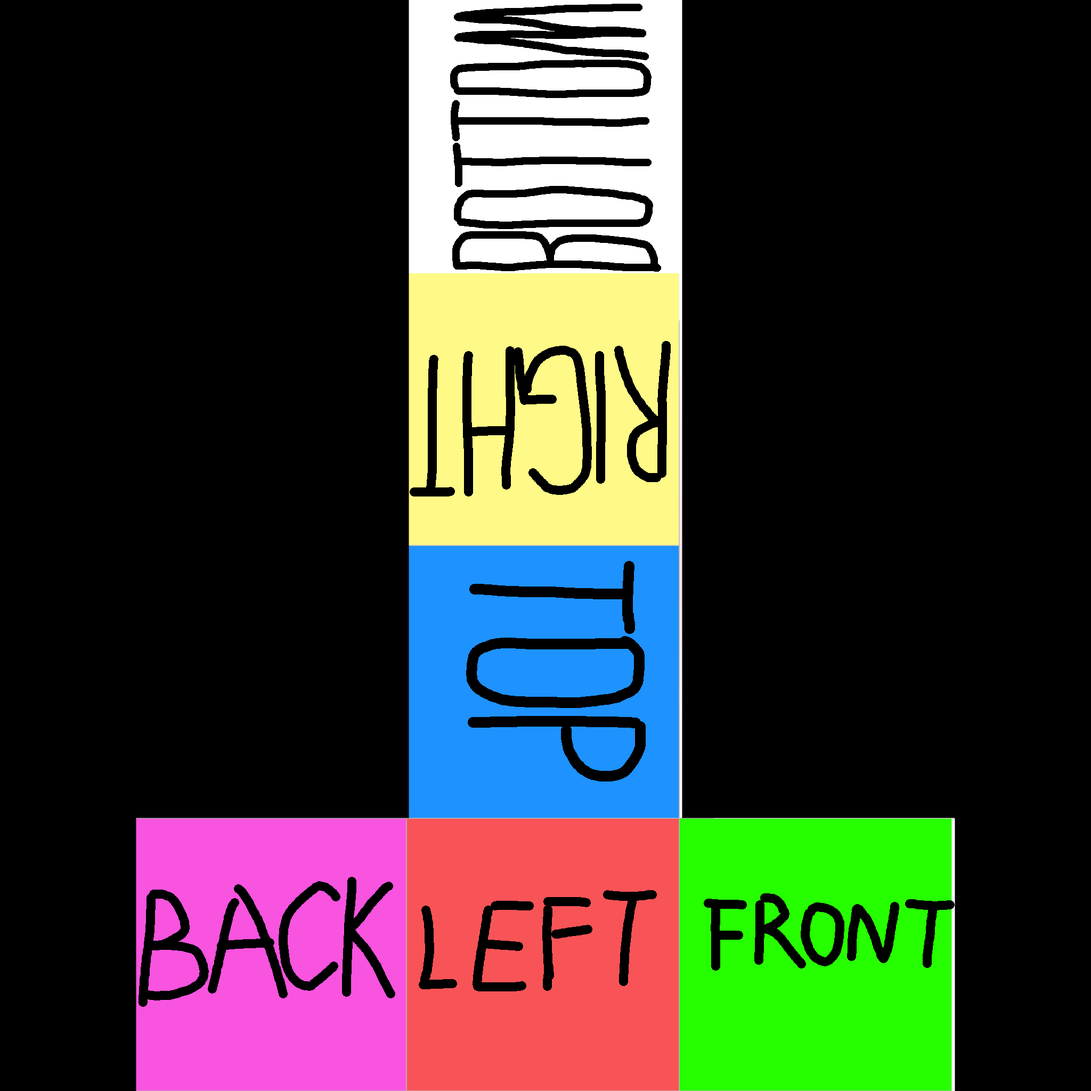
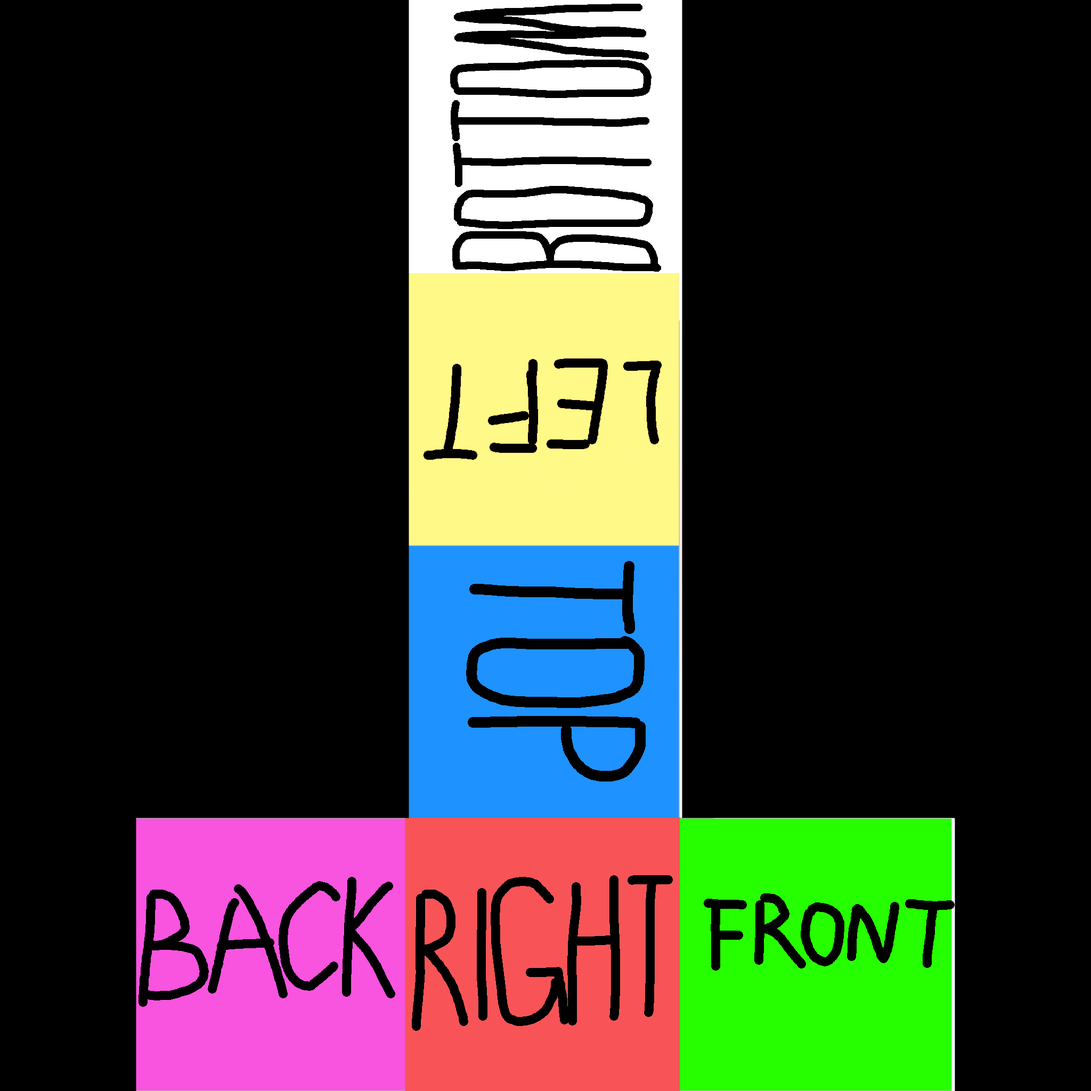
Two versions of the same layered image (1091×1091). Layer-by-layer changes:
added layer "Layer 6" above "Layer 7" over (423, 358, 663, 461)
added layer "Layer 7" above "Layer 1" over (411, 875, 674, 1032)
painted on "Layer 1" over (405, 272, 681, 1091)
